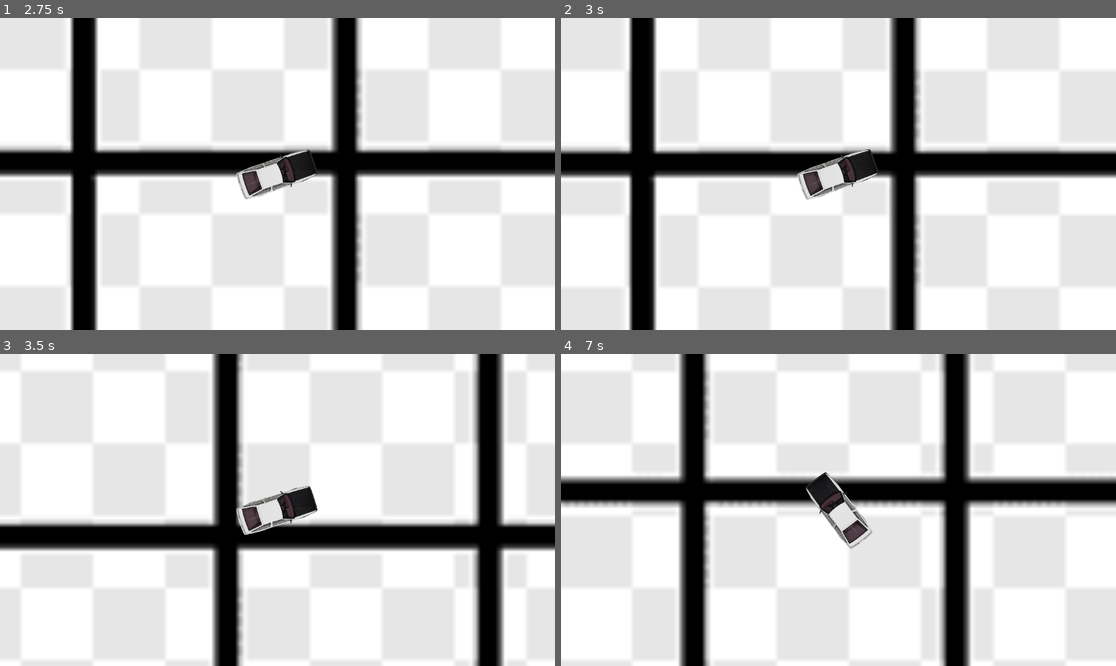
Above: before the commit, frames 1-4 (two rows, left to right).
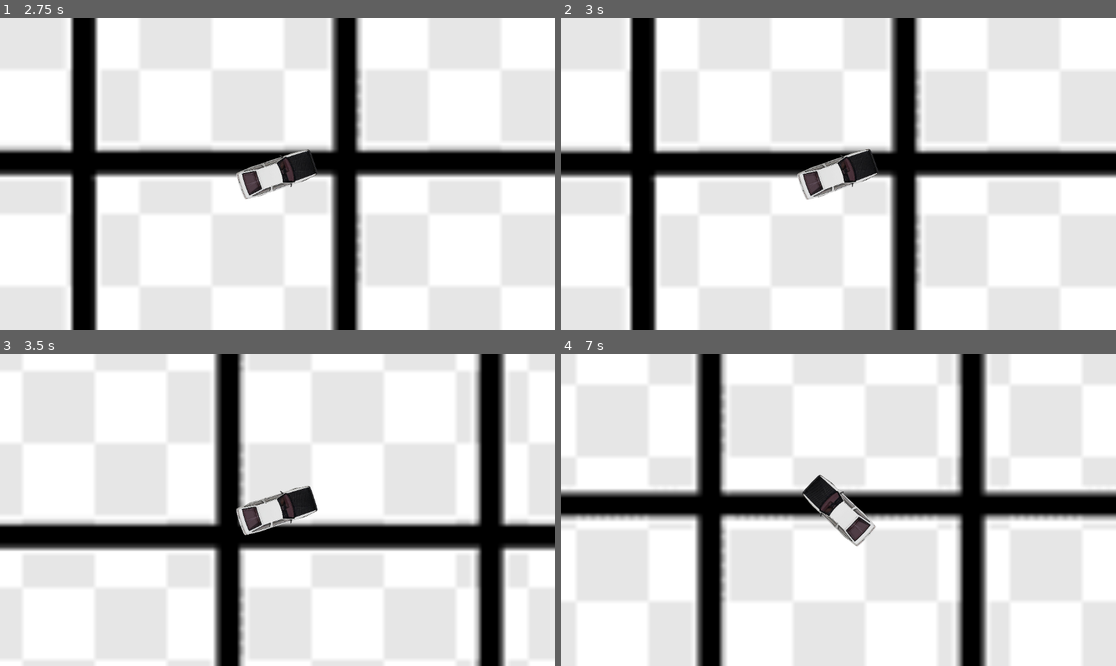
Above: after the commit, the same moments.

Repository: stndaru/initial-tune
Game: Godot game, scene res://scenes/race/TestBed.tscn
Two runs of this game, one before a commit and one after it. Both use one fixed random seed, a clock stepped at 60 frames per second and the inputs below. The project has no main scene, so this scene is started directly.
Inputs:
- Up to frame 1 (2.75 s): tap Enter at 0.5 s; hold Right (ui_right) 0.53-1.28 s; tap Space at 1.25 s; hold Down (ui_down) 1.28-2.03 s; hold Right (ui_right) from 2.03 s (still down)
- Up to frame 2 (3 s): release Right (ui_right) at 2.78 s; hold Up (ui_up) from 2.78 s (still down)
- Up to frame 3 (3.5 s): keep holding Up (ui_up)
- Up to frame 4 (7 s): release Up (ui_up) at 3.53 s; hold Left (ui_left) 3.53-5.03 s; hold Down (ui_down) 5.03-5.78 s; hold Right (ui_right) 5.78-6.53 s; hold Up (ui_up) from 6.53 s (still down)

Frame 1 is identical in both runs. In frame 2, 1.4% of the frame differs, in the area x 12-65%, y 0-100%; in frame 3, 5.4%; in frame 4, 41%, in the area x 0-100%, y 0-100%.

Commit message:
Add rpm delay and more comments

Diff:
--- a/scenes/car/CharacterBody2D.gd
+++ b/scenes/car/CharacterBody2D.gd
@@ -1,10 +1,10 @@
 extends CharacterBody2D
 
 # General Default Value
-var turn = 0 # rate at which steer angle increases
-var turn_rate = 0.5 # rate of change for turn
-var gas = 0 # rate at which rpm increases
-var gas_rate = 0.5 # rate of change for gas
+var turn = 0 # Rate at which steer angle increases
+var turn_rate = 0.5 # Rate of change for turn
+var gas = 0 # Rate at which rpm increases
+var gas_rate = 0.5 # Rate of change for gas
 
 # Steering Property
 var steer_angle = 0
@@ -13,7 +13,7 @@
 # Car Manueverability Data
 var wheel_base = 70  # Distance from front to rear wheel
 var steering_angle = 15  # Amount that front wheel turns, in degrees
-var weight = 1.2
+var weight = 1.2 # Car Weight
 
 # Car Engine Data
 var engine_power = 300  # Forward acceleration force.
@@ -23,6 +23,7 @@
 var rpm = 0
 var max_rpm = 7
 var rpm_decay = 0.5
+var rpm_delay = 0.8 # Delay of rpm following gas input
 var torque = 0
 
 # Car Friction and Drag
@@ -54,6 +55,8 @@
 	velocity += acceleration / weight * delta
 	move_and_slide()
 
+# TODO Change input from using turn_rate to 0 and 1 and use axis for joystick support
+# Reference https://docs.godotengine.org/en/stable/tutorials/inputs/controllers_gamepads_joysticks.html
 func get_input():
 	# Car Steering Wheel Data, Higher Turn -> Steering Wheel Turned More
 	if Input.is_action_pressed("ui_left") || Input.is_action_pressed("ui_right"):
@@ -72,14 +75,13 @@
 
 	if Input.is_action_pressed("ui_up"):
 		gas += gas_rate
-		rpm = clamp(rpm + gas, 0, max_rpm)
-		torque = rpm * engine_power
+		rpm = clamp(lerpf(rpm, rpm+gas, rpm_delay), 0, max_rpm)
 	else:
 		gas = move_toward(gas, 0, gas_rate)
 		rpm = move_toward(rpm, 0, rpm_decay)
-		torque = move_toward(torque, 0, engine_power)
 
 	# transform.x is direction of force
+	torque = rpm * engine_power
 	acceleration = transform.x * torque
 
 	if Input.is_action_pressed("ui_down"):
